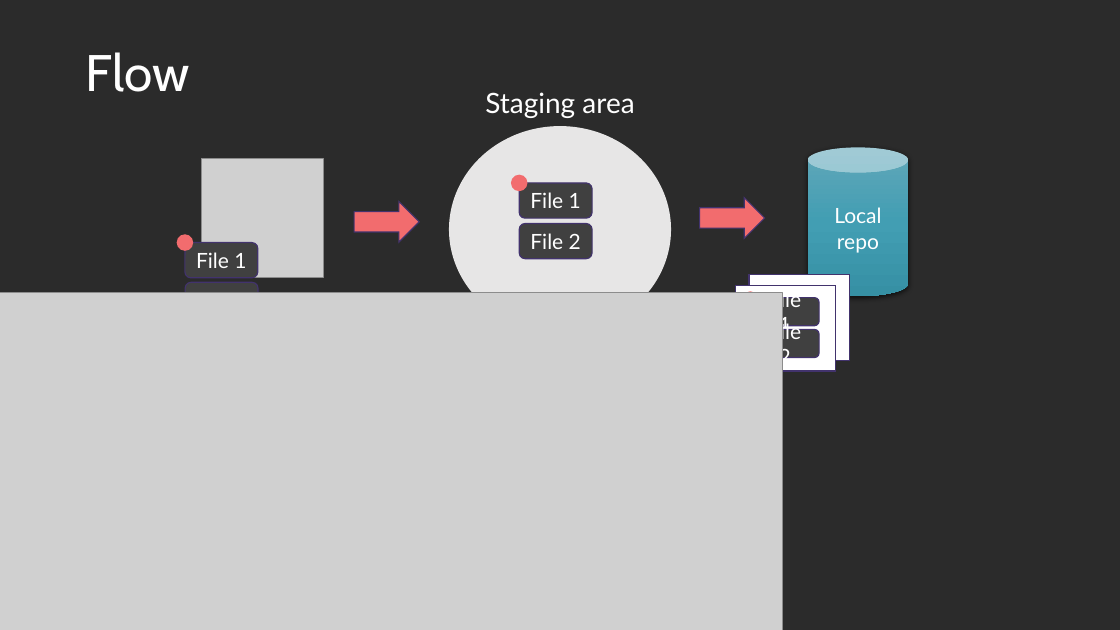
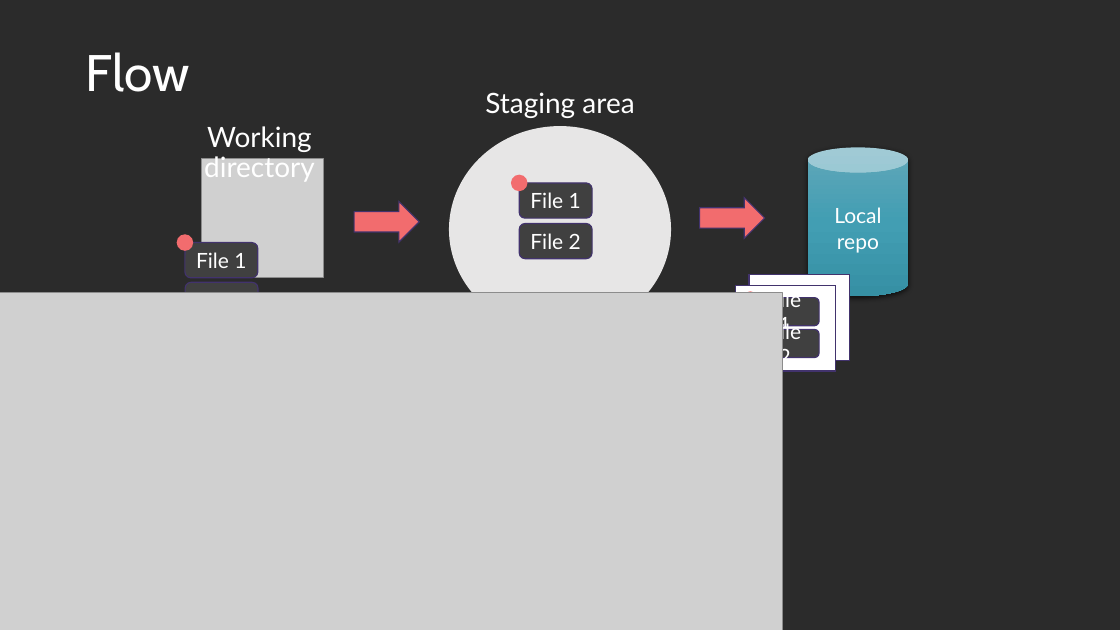
Before and after one commit to Light2Dark/git_tutorial, a slide deck: slide 12 of Git and Github.pptx (slide 10 before the commit). Drawn at 1120x630 pixels with LibreOffice and Linux fonts; fonts in the diff are those of the drawing; grey boxes stand for pictures; background and template pictures are left out; a plain dark background stands for a picture behind light text. Boxes give left, top, right and bottom in pixels: in the first picture for what was removed or moved away, otherwise in the second. Text is boxed around its words. In the diff, an @@ line names an element or a change of style, - is before the commit and + after.

```diff
--- a/Git and Github.pptx
+++ b/Git and Github.pptx
@@ text added at (204,126,315,181), 24 pt, text #FFFFFF @@
+Working directory
```
Also in this commit, not shown: 6 other slides changed, 1 slide added.
